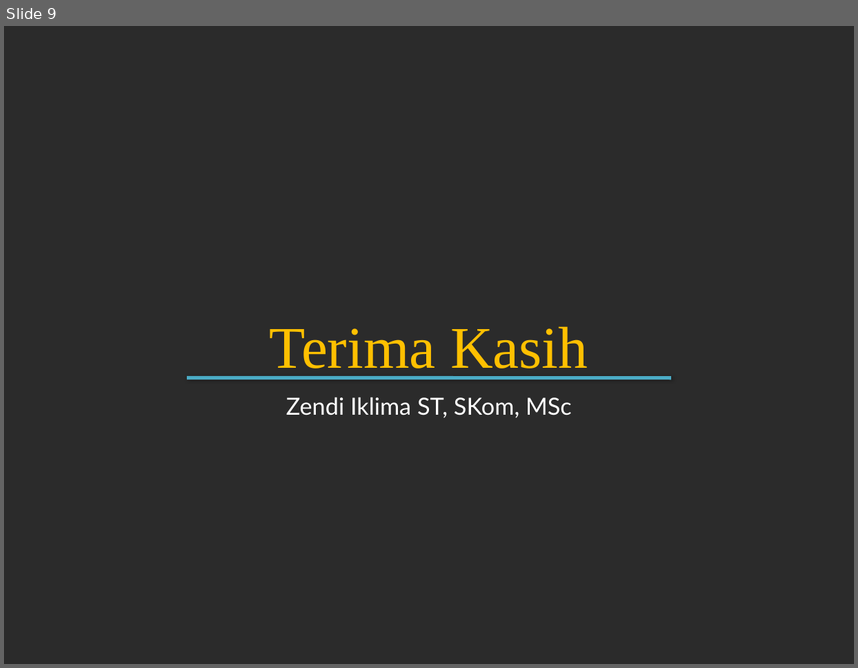
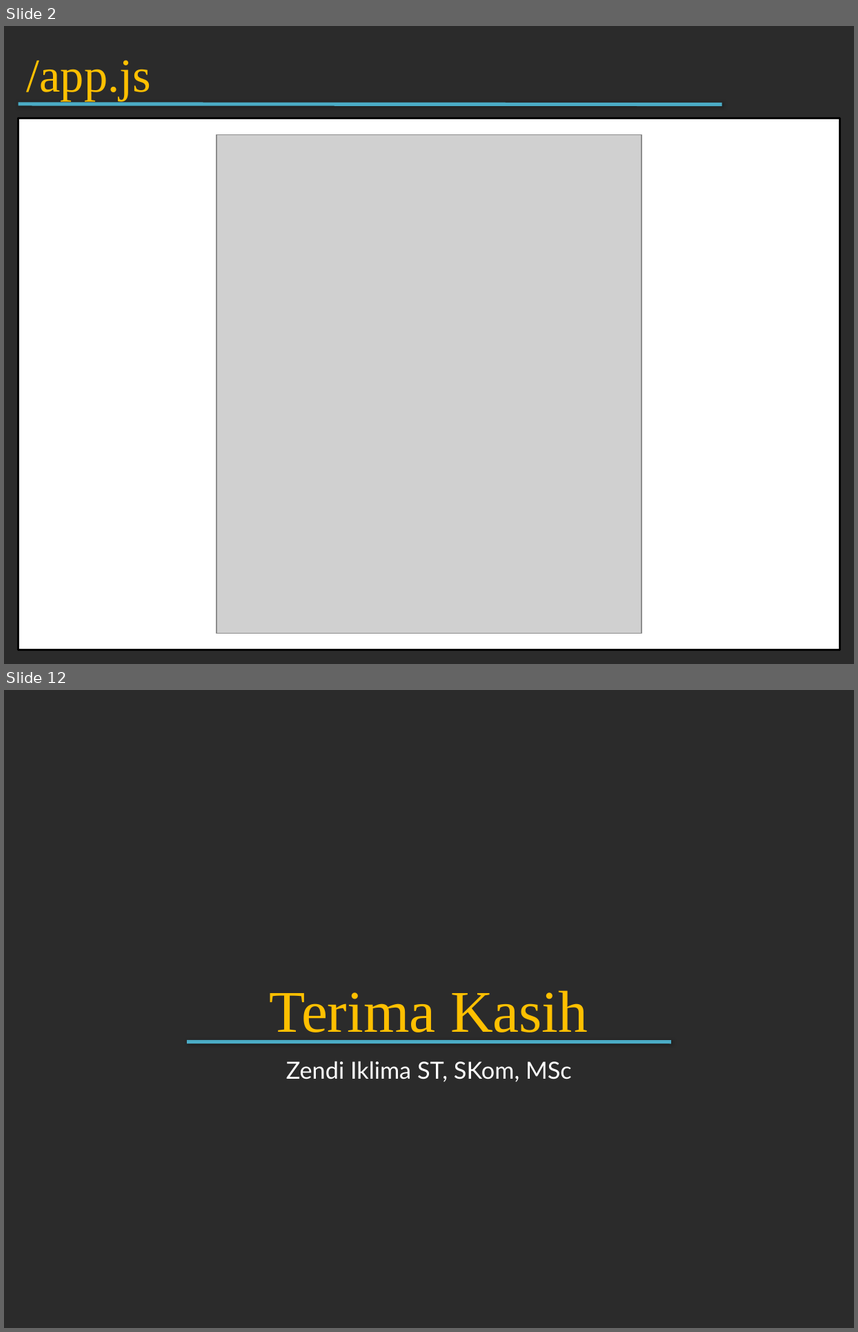
Before and after one commit to zendi014/PK2, a slide deck: PPT/M8 Dealing with Auth.pptx. Shown one above the other, each under a label of ours: slide 9 before the commit, slides 2 and 12 after it; the slides between them are not shown. The pictures are 858x668 and 858x1332 pixels, drawn with LibreOffice and Linux fonts; fonts in the diff are those of the drawing; grey boxes stand for pictures; background and template pictures are left out; a plain dark background stands for a picture behind light text. Boxes give left, top, right and bottom in pixels: in the first picture for what was removed or moved away, otherwise in the second. Text is boxed around its words. In the diff, an @@ line names an element or a change of style, - is before the commit and + after.

```diff
--- a/PPT/M8 Dealing with Auth.pptx
+++ b/PPT/M8 Dealing with Auth.pptx
@@ slide 2 added at box(4, 26, 854, 664), background picture (left out) @@
@@ text added at box(27, 60, 151, 101), 40 pt, text #FFC000 @@
+/app.js
@@ line added from (18, 104) to (722, 104), #4BACC6 3 pt @@
@@ rectangle added at box(18, 118, 840, 649), fill #FFFFFF, outline #000000 2 pt @@
@@ picture added at box(217, 135, 642, 633) @@
@@ what was slide 9 is now slide 12 @@
```
Also in this commit, not shown: 2 slides changed, 8 other slides added, 6 slides removed, 2 other files.
